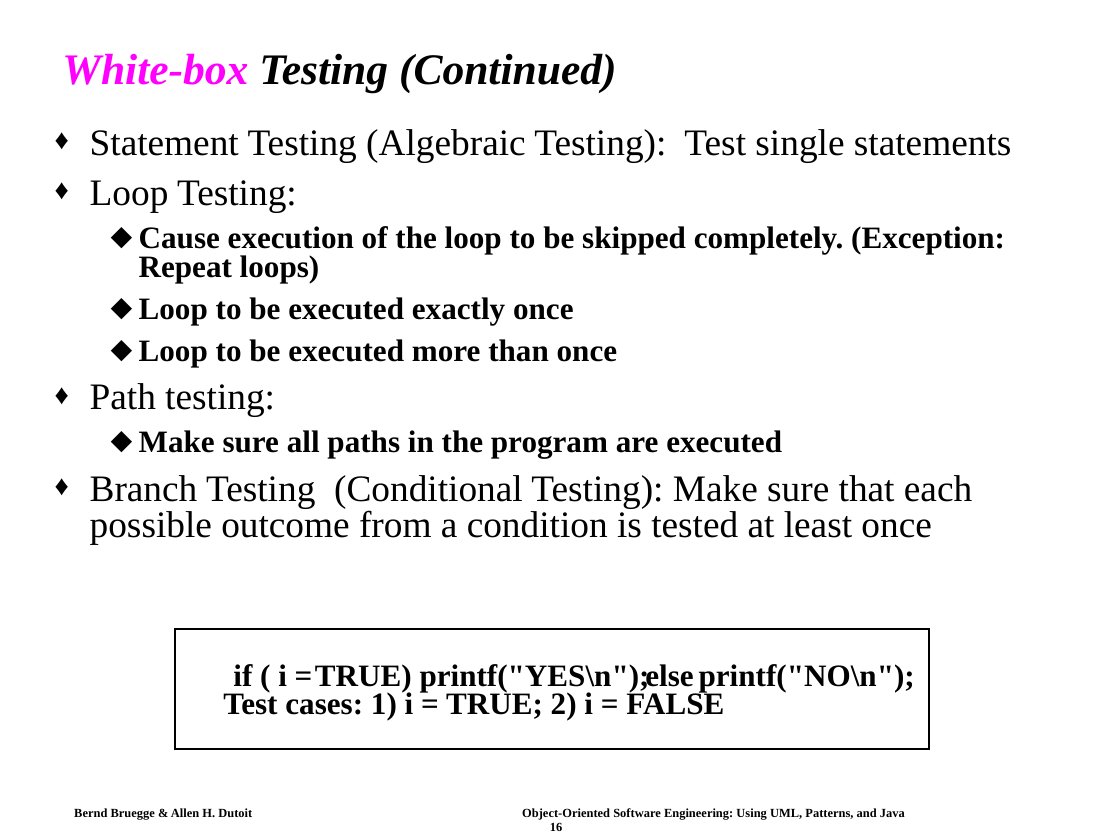
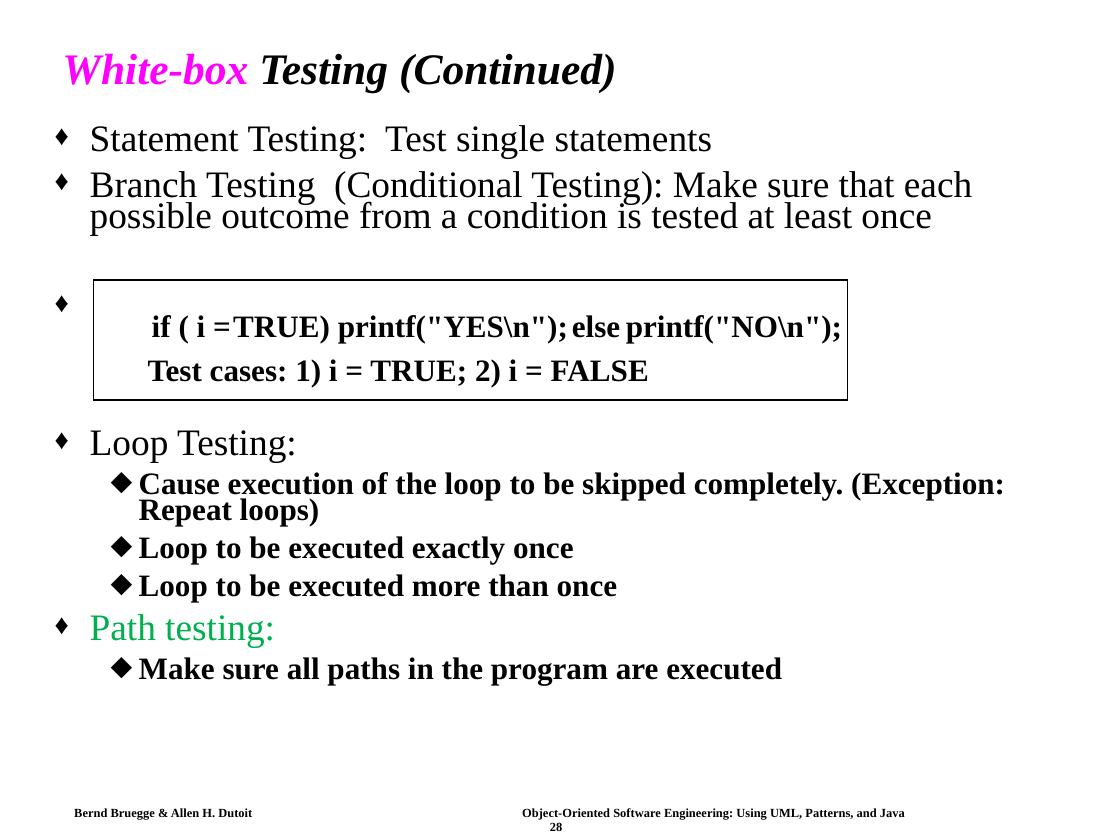
Before and after one commit to swtv-kaist/cs350-fall25, a slide deck: slide 28 of slides/lec21-ch11-testing-OOSE.ppt (slide 16 before the commit). Drawn at 1120x840 pixels with LibreOffice and Linux fonts; fonts in the diff are those of the drawing. Boxes give left, top, right and bottom in pixels: in the first picture for what was removed or moved away, otherwise in the second. Text is boxed around its words. In the diff, an @@ line names an element or a change of style, - is before the commit and + after.

```diff
--- a/slides/lec21-ch11-testing-OOSE.ppt
+++ b/slides/lec21-ch11-testing-OOSE.ppt
@@ text at [90, 125, 972, 235]: text changed @@
-♦ Statement Testing (Algebraic Testing): Test single statements
+♦ Statement Testing: Test single statements
+♦ Branch Testing (Conditional Testing): Make sure that each possible outcome from a condition is tested at least once
@@ 2 texts, 1 rectangle: place and size @@
-2 texts, 1 rectangle at [175, 629, 928, 749]
+2 texts, 1 rectangle at [93, 280, 847, 400]
@@ text "else": place and size @@
-text "else" at [645, 664, 693, 689]
+text "else" at [572, 315, 620, 338]
@@ text "printf("NO\n");": place and size @@
-text "printf("NO\n");" at [699, 664, 915, 692]
+text "printf("NO\n");" at [626, 315, 842, 343]
@@ text "Test cases: 1) i = ...": place and size @@
-text "Test cases: 1) i = ..." at [223, 690, 724, 720]
+text "Test cases: 1) i = ..." at [148, 359, 649, 387]
@@ text at [90, 430, 1005, 685]: text colour #000000 to #00B050 in "Path testing:"; line spacing 0.8 to 0.7 @@
@@ text at [90, 475, 972, 544]: paragraph removed @@
-♦ Branch Testing (Conditional Testing): Make sure that each possible outcome from a condition is tested at least once
@@ text at [74, 808, 905, 831]: text changed @@
-Bernd Bruegge & Allen H. Dutoit Object-Oriented Software Engineering: Using UML, Patterns, and Java 16
+Bernd Bruegge & Allen H. Dutoit Object-Oriented Software Engineering: Using UML, Patterns, and Java 28
```
Also in this commit, not shown: 8 other slides changed, 10 slides added, 22 slides removed, 1 other file.
